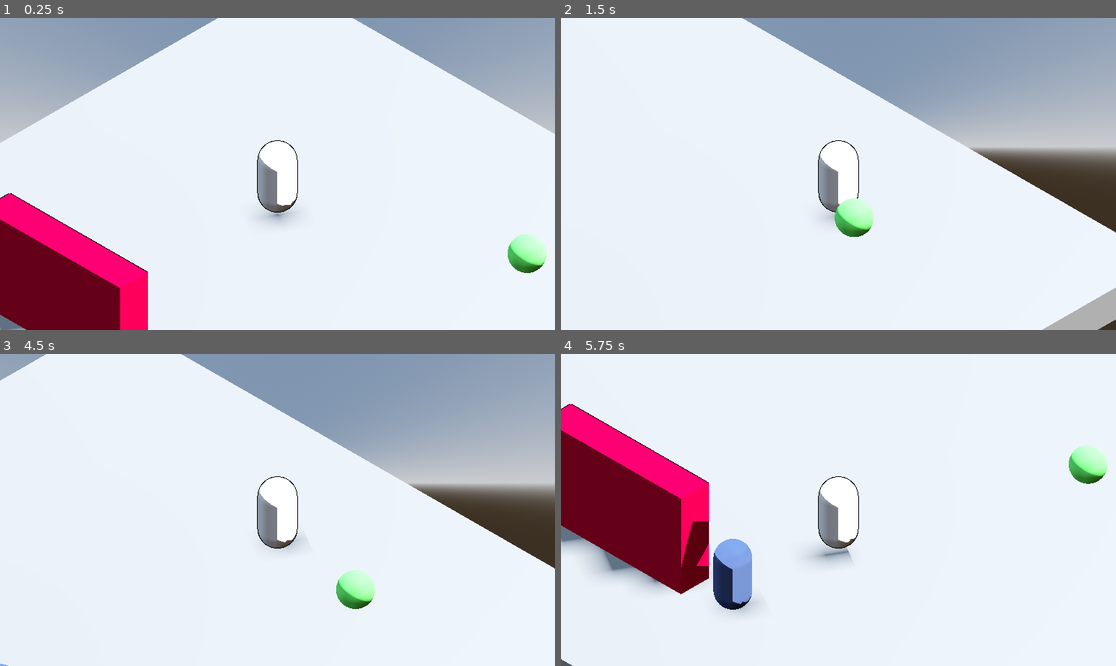
Above: before the commit, frames 1-4 (two rows, left to right).
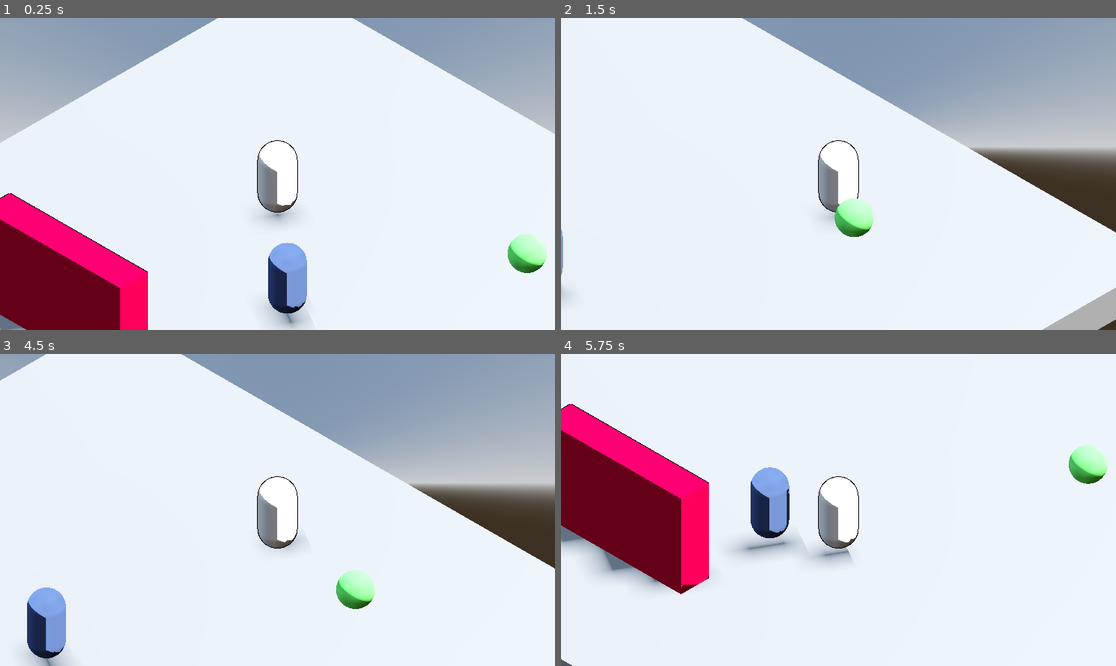
Above: after the commit, the same moments.

Repository: yashGhela/textmeback
Game: Godot game, scene res://levels/devlab.tscn
Same seed, same stepped clock (60 frames per second), same inputs: the game is played once before the commit and once after it. The project has no main scene, so this scene is started directly.
Inputs:
- Up to frame 1 (0.25 s): no input
- Up to frame 2 (1.5 s): tap Enter (ui_accept) at 0.5, 0.77 s; hold D (right) 0.53-1.28 s; hold E (interact) 0.53-1.28 s; hold S (back) from 1.28 s (still down); tap E (interact) at 1.35 s
- Up to frame 3 (4.5 s): tap Enter (ui_accept) at 1.52, 3.02, 3.77 s; release S (back) at 2.03 s; hold D (right) 2.03-2.78 s; hold E (interact) 2.03-2.78 s; hold W (forward) 2.78-3.53 s; tap E (interact) at 2.85, 4.35 s; hold E (interact) 3.53-4.28 s; hold A (left) from 3.53 s (still down)
- Up to frame 4 (5.75 s): tap Enter (ui_accept) at 4.52 s; release A (left) at 5.03 s; hold S (back) from 5.03 s (still down); hold E (interact) from 5.03 s (still down)

The runs differ from the first frame. In frame 1, 1.8% of the frame differs, in the area x 47-56%, y 71-100%; in frame 2, less than 0.1%; in frame 3, 1.7%; in frame 4, 4.2%, in the area x 21-44%, y 36-84%.

Commit message:
the path is teleporting?

Diff:
--- a/levels/devlab.tscn
+++ b/levels/devlab.tscn
@@ -68,8 +68,7 @@
 curve = SubResource("Curve3D_w7w6m")
 
 [node name="PathFollow3D" type="PathFollow3D" parent="Path3D" unique_id=447972883]
-transform = Transform3D(0.9999982, 0, 0, 0, 0.99999917, 0, 0, 0, 0.9999984, 5.0000005, 0, 4.9999995)
-progress = 17.195488
+transform = Transform3D(0.9999982, 0, 0, 0, 0.99999917, 0, 0, 0, 0.9999984, 0, 0, 0)
 rotation_mode = 0
 
 [node name="Boss" parent="Path3D/PathFollow3D" unique_id=150727419 node_paths=PackedStringArray("pathFollow", "path") instance=ExtResource("5_eqxup")]
